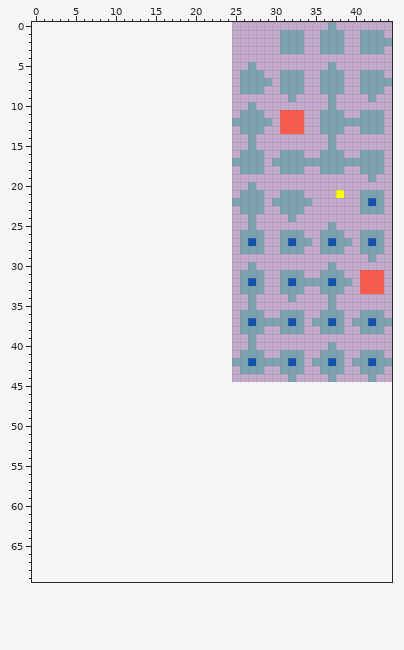
One commit to this sprite sheet: AnodyneSharp/AnodyneSharp.Shared/Content/textures/tilemaps/mini_minimap_tiles.png. The picture above is the old version.
The file is 20x45 pixels. The old version is drawn lined up with the new one, on the new canvas.
New version:
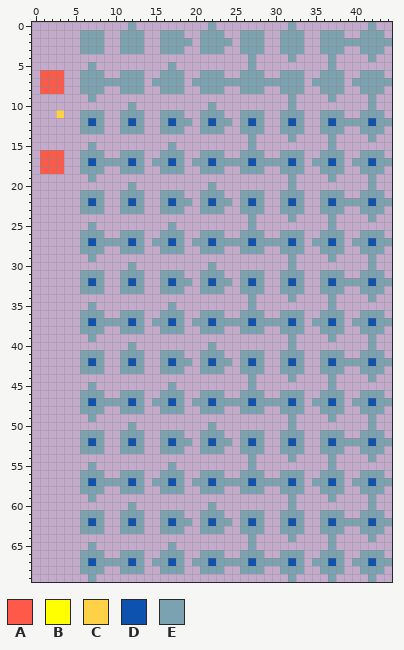
Palette (. is transparent): A #ff5949  B #ffff00  C #ffd147  D #0d52af  E #7ba2b0
The exact change:
canvas 20x45 -> 45x70, the old top-left corner now at 25,0
y 0: x 12 . -> E; x 22 . -> E; x 32 . -> E; x 37 E -> .; x 42 . -> E
y 1: x 6..8 ... -> EEE; x 11..13 ... -> EEE; x 16..18 ... -> EEE; x 21..23 ... -> EEE; x 26..28 ... -> EEE
y 2: x 6..8 ... -> EEE; x 11..13 ... -> EEE; x 16..19 .... -> EEEE; x 21..24 .... -> EEEE; x 26..28 ... -> EEE; x 39..40 .. -> EE
y 3: x 6..8 ... -> EEE; x 11..13 ... -> EEE; x 16..18 ... -> EEE; x 21..23 ... -> EEE; x 26..28 ... -> EEE
y 4: x 27 . -> E; x 32 . -> E; x 37 . -> E; x 42 . -> E
y 5: x 7 . -> E; x 17 . -> E
y 6: x 1..3 ... -> AAA; x 6..8 ... -> EEE; x 11..13 ... -> EEE; x 16..18 ... -> EEE; x 21..23 ... -> EEE
y 7: x 1..3 ... -> AAA; x 6..13 ........ -> EEEEEEEE; x 15..18 .... -> EEEE; x 20..25 ...... -> EEEEEE; x 30 . -> E; x 35 . -> E; x 40 . -> E
y 8: x 1..3 ... -> AAA; x 6..8 ... -> EEE; x 11..13 ... -> EEE; x 16..18 ... -> EEE; x 21..23 ... -> EEE
y 9: x 7 . -> E
y 10: x 12 . -> E; x 22 . -> E; x 27 E -> .; x 32 . -> E; x 37 E -> .; x 42 . -> E
y 11: x 3 . -> C; x 6..8 ... -> EEE; x 11..13 ... -> EEE; x 16..18 ... -> EEE; x 21..23 ... -> EEE; x 31..33 AAA -> EEE
y 12: x 6..8 ... -> EDE; x 11..13 ... -> EDE; x 16..19 .... -> EDEE; x 21..25 ....E -> EDEE.; x 27 E -> D; x 29 E -> .; x 31..33 AAA -> EDE; x 37 E -> D; x 42 E -> D; x 44 . -> E
y 13: x 6..8 ... -> EEE; x 11..13 ... -> EEE; x 16..18 ... -> EEE; x 21..23 ... -> EEE; x 31..33 AAA -> EEE
y 14: x 32 . -> E; x 42 . -> E
y 15: x 7 . -> E; x 17 . -> E
y 16: x 1..3 ... -> AAA; x 6..8 ... -> EEE; x 11..13 ... -> EEE; x 16..18 ... -> EEE; x 21..23 ... -> EEE
y 17: x 1..3 ... -> AAA; x 6..13 ........ -> EDEEEEDE; x 15..18 .... -> EEDE; x 20..24 ..... -> EEDEE; x 27 E -> D; x 29 . -> E; x 32 E -> D; x 34 E -> .; x 37 E -> D; x 39 E -> .; x 42 E -> D; x 44 . -> E
y 18: x 1..3 ... -> AAA; x 6..8 ... -> EEE; x 11..13 ... -> EEE; x 16..18 ... -> EEE; x 21..23 ... -> EEE
y 19: x 7 . -> E; x 32 . -> E; x 37 . -> E
y 20: x 12 . -> E; x 22 . -> E; x 27 E -> .; x 32 . -> E; x 42 . -> E
y 21: x 6..8 ... -> EEE; x 11..13 ... -> EEE; x 16..18 ... -> EEE; x 21..23 ... -> EEE; x 36..38 ..B -> EEE
y 22: x 6..8 ... -> EDE; x 11..13 ... -> EDE; x 16..19 .... -> EDEE; x 21..25 ....E -> EDEE.; x 27 E -> D; x 30 E -> .; x 32 E -> D; x 34 E -> .; x 36..40 ..... -> EDEEE; x 44 . -> E
y 23: x 6..8 ... -> EEE; x 11..13 ... -> EEE; x 16..18 ... -> EEE; x 21..23 ... -> EEE; x 36..38 ... -> EEE
y 24: x 37 . -> E; x 42 . -> E
y 25: x 7 . -> E; x 17 . -> E
y 26: x 6..8 ... -> EEE; x 11..13 ... -> EEE; x 16..18 ... -> EEE; x 21..23 ... -> EEE
y 27: x 6..13 ........ -> EDEEEEDE; x 15..18 .... -> EEDE; x 20..25 ...... -> EEDEEE; x 29..30 .. -> EE; x 34..35 E. -> .E; x 39..40 E. -> .E; x 44 . -> E
y 28: x 6..8 ... -> EEE; x 11..13 ... -> EEE; x 16..18 ... -> EEE; x 21..23 ... -> EEE
y 29: x 7 . -> E; x 32 . -> E; x 37 . -> E
y 30: x 12 . -> E; x 22 . -> E; x 27 E -> .; x 32 . -> E; x 37 E -> .; x 42 . -> E
y 31: x 6..8 ... -> EEE; x 11..13 ... -> EEE; x 16..18 ... -> EEE; x 21..23 ... -> EEE; x 41..43 AAA -> EEE
y 32: x 6..8 ... -> EDE; x 11..13 ... -> EDE; x 16..19 .... -> EDEE; x 21..24 .... -> EDEE; x 34..35 EE -> ..; x 40..44 .AAA. -> EEDEE
y 33: x 6..8 ... -> EEE; x 11..13 ... -> EEE; x 16..18 ... -> EEE; x 21..23 ... -> EEE; x 41..43 AAA -> EEE
y 34: x 42 . -> E
y 35: x 7 . -> E; x 17 . -> E
y 36: x 6..8 ... -> EEE; x 11..13 ... -> EEE; x 16..18 ... -> EEE; x 21..23 ... -> EEE
y 37: x 6..13 ........ -> EDEEEEDE; x 15..18 .... -> EEDE; x 20..25 ...... -> EEDEEE
y 38: x 6..8 ... -> EEE; x 11..13 ... -> EEE; x 16..18 ... -> EEE; x 21..23 ... -> EEE
y 39: x 7 . -> E; x 27 E -> .; x 32 . -> E; x 37 . -> E; x 42 . -> E
y 40: x 12 . -> E; x 22 . -> E; x 27 E -> .; x 32 . -> E; x 37 E -> .; x 42 . -> E
y 41: x 6..8 ... -> EEE; x 11..13 ... -> EEE; x 16..18 ... -> EEE; x 21..23 ... -> EEE
y 42: x 6..8 ... -> EDE; x 11..13 ... -> EDE; x 16..19 .... -> EDEE; x 21..25 ....E -> EDEE.; x 29..30 EE -> ..; x 35 E -> .; x 39 . -> E
y 43: x 6..8 ... -> EEE; x 11..13 ... -> EEE; x 16..18 ... -> EEE; x 21..23 ... -> EEE
y 44: x 27 . -> E
y 45: x 7 . -> E; x 17 . -> E; x 27 . -> E; x 37 . -> E
y 46: x 6..8 ... -> EEE; x 11..13 ... -> EEE; x 16..18 ... -> EEE; x 21..23 ... -> EEE; x 26..28 ... -> EEE; x 31..33 ... -> EEE; x 36..38 ... -> EEE; x 41..43 ... -> EEE
y 47: x 6..13 ........ -> EDEEEEDE; x 15..18 .... -> EEDE; x 20..33 .............. -> EEDEEEEDEEEEDE; x 35..38 .... -> EEDE; x 40..44 ..... -> EEDEE
y 48: x 6..8 ... -> EEE; x 11..13 ... -> EEE; x 16..18 ... -> EEE; x 21..23 ... -> EEE; x 26..28 ... -> EEE; x 31..33 ... -> EEE; x 36..38 ... -> EEE; x 41..43 ... -> EEE
y 49: x 7 . -> E; x 32 . -> E; x 37 . -> E; x 42 . -> E
y 50: x 12 . -> E; x 22 . -> E; x 32 . -> E; x 42 . -> E
y 51: x 6..8 ... -> EEE; x 11..13 ... -> EEE; x 16..18 ... -> EEE; x 21..23 ... -> EEE; x 26..28 ... -> EEE; x 31..33 ... -> EEE; x 36..38 ... -> EEE; x 41..43 ... -> EEE
y 52: x 6..8 ... -> EDE; x 11..13 ... -> EDE; x 16..19 .... -> EDEE; x 21..24 .... -> EDEE; x 26..28 ... -> EDE; x 31..33 ... -> EDE; x 36..44 ......... -> EDEEEEDEE
y 53: x 6..8 ... -> EEE; x 11..13 ... -> EEE; x 16..18 ... -> EEE; x 21..23 ... -> EEE; x 26..28 ... -> EEE; x 31..33 ... -> EEE; x 36..38 ... -> EEE; x 41..43 ... -> EEE
y 54: x 27 . -> E; x 32 . -> E; x 37 . -> E; x 42 . -> E
y 55: x 7 . -> E; x 17 . -> E; x 27 . -> E; x 37 . -> E
y 56: x 6..8 ... -> EEE; x 11..13 ... -> EEE; x 16..18 ... -> EEE; x 21..23 ... -> EEE; x 26..28 ... -> EEE; x 31..33 ... -> EEE; x 36..38 ... -> EEE; x 41..43 ... -> EEE
y 57: x 6..13 ........ -> EDEEEEDE; x 15..18 .... -> EEDE; x 20..33 .............. -> EEDEEEEDEEEEDE; x 35..38 .... -> EEDE; x 40..44 ..... -> EEDEE
y 58: x 6..8 ... -> EEE; x 11..13 ... -> EEE; x 16..18 ... -> EEE; x 21..23 ... -> EEE; x 26..28 ... -> EEE; x 31..33 ... -> EEE; x 36..38 ... -> EEE; x 41..43 ... -> EEE
y 59: x 7 . -> E; x 32 . -> E; x 37 . -> E; x 42 . -> E
y 60: x 12 . -> E; x 22 . -> E; x 32 . -> E; x 42 . -> E
y 61: x 6..8 ... -> EEE; x 11..13 ... -> EEE; x 16..18 ... -> EEE; x 21..23 ... -> EEE; x 26..28 ... -> EEE; x 31..33 ... -> EEE; x 36..38 ... -> EEE; x 41..43 ... -> EEE
y 62: x 6..8 ... -> EDE; x 11..13 ... -> EDE; x 16..19 .... -> EDEE; x 21..24 .... -> EDEE; x 26..28 ... -> EDE; x 31..33 ... -> EDE; x 36..44 ......... -> EDEEEEDEE
y 63: x 6..8 ... -> EEE; x 11..13 ... -> EEE; x 16..18 ... -> EEE; x 21..23 ... -> EEE; x 26..28 ... -> EEE; x 31..33 ... -> EEE; x 36..38 ... -> EEE; x 41..43 ... -> EEE
y 64: x 27 . -> E; x 32 . -> E; x 37 . -> E; x 42 . -> E
y 65: x 7 . -> E; x 17 . -> E; x 27 . -> E; x 37 . -> E
y 66: x 6..8 ... -> EEE; x 11..13 ... -> EEE; x 16..18 ... -> EEE; x 21..23 ... -> EEE; x 26..28 ... -> EEE; x 31..33 ... -> EEE; x 36..38 ... -> EEE; x 41..43 ... -> EEE
y 67: x 6..13 ........ -> EDEEEEDE; x 15..18 .... -> EEDE; x 20..33 .............. -> EEDEEEEDEEEEDE; x 35..38 .... -> EEDE; x 40..44 ..... -> EEDEE
y 68: x 6..8 ... -> EEE; x 11..13 ... -> EEE; x 16..18 ... -> EEE; x 21..23 ... -> EEE; x 26..28 ... -> EEE; x 31..33 ... -> EEE; x 36..38 ... -> EEE; x 41..43 ... -> EEE
y 69: x 7 . -> E; x 32 . -> E; x 37 . -> E; x 42 . -> E
Pixel boxes of the changes (left, top, right, bottom) in both pictures:
changed: (40, 22, 392, 582)
